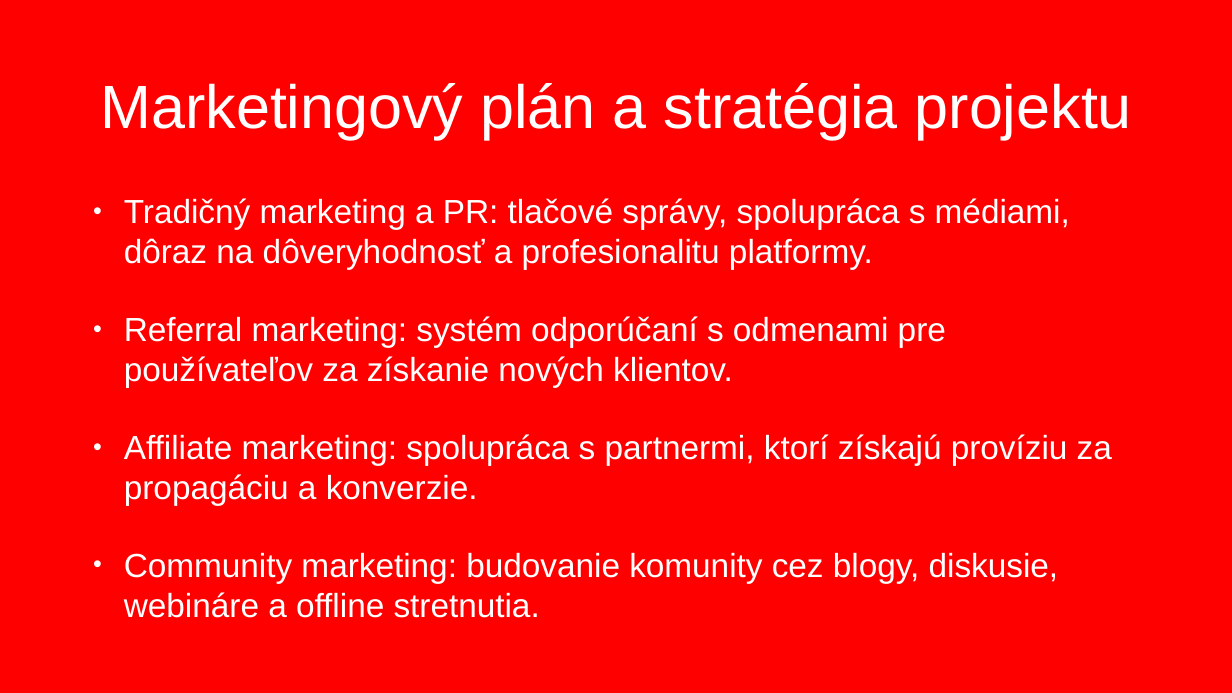
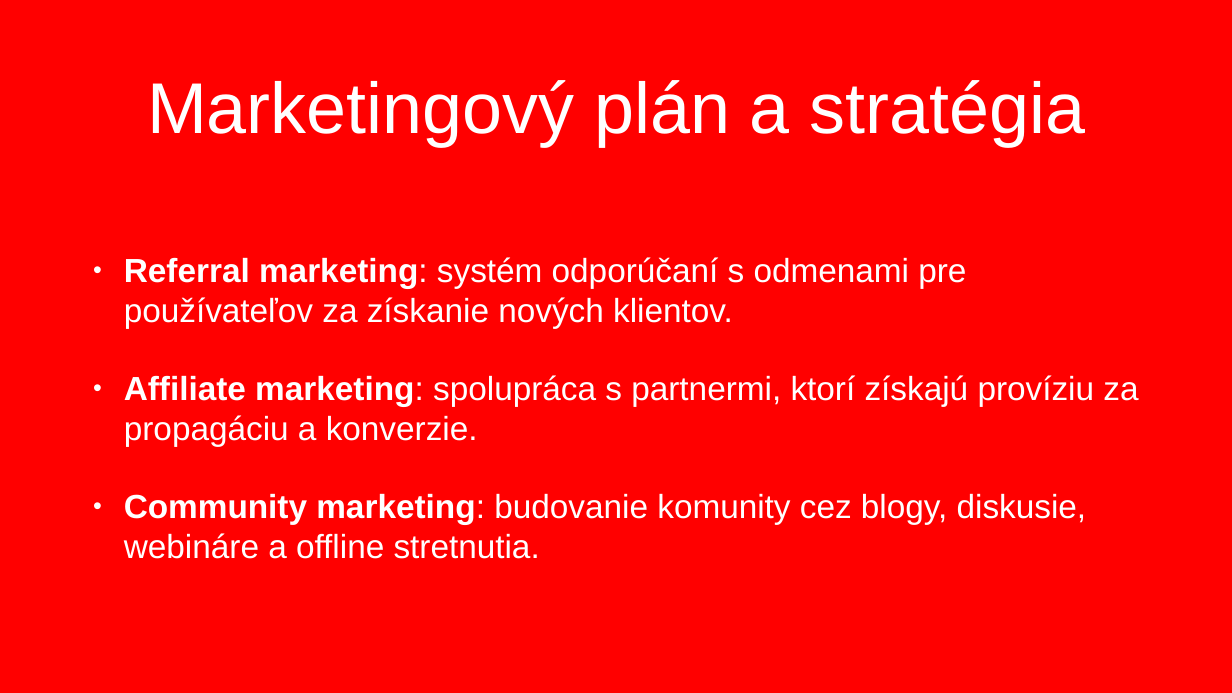
Before and after one commit to Autobahn-sk/Autobahn.sk, a slide deck: slide 11 of __prezentacia__/Prezentácia Martin Mojžiš.pptx. Drawn at 1232x693 pixels with LibreOffice and Linux fonts; fonts in the diff are those of the drawing; background and template pictures are left out. Boxes give left, top, right and bottom in pixels: in the first picture for what was removed or moved away, otherwise in the second. Text is boxed around its words. In the diff, an @@ line names an element or a change of style, - is before the commit and + after.

```diff
--- a/__prezentacia__/Prezentácia Martin Mojžiš.pptx
+++ b/__prezentacia__/Prezentácia Martin Mojžiš.pptx
@@ title at box(147, 80, 1085, 146): text changed; size 95.2 to 112 pt @@
-Marketingový plán a stratégia projektu
+Marketingový plán a stratégia
@@ text "Referral marketing: systém odporúčaní s ..." at box(124, 257, 1138, 559): bold on in "Referral marketing:", "Affiliate marketing:", "Community marketing:" @@
@@ text at box(124, 198, 1070, 270): paragraph removed @@
-• Tradičný marketing a PR: tlačové správy, spolupráca s médiami, dôraz na dôveryhodnosť a profesionalitu platformy.
```
Also in this commit, not shown: 11 other slides changed, 1 slide added.
